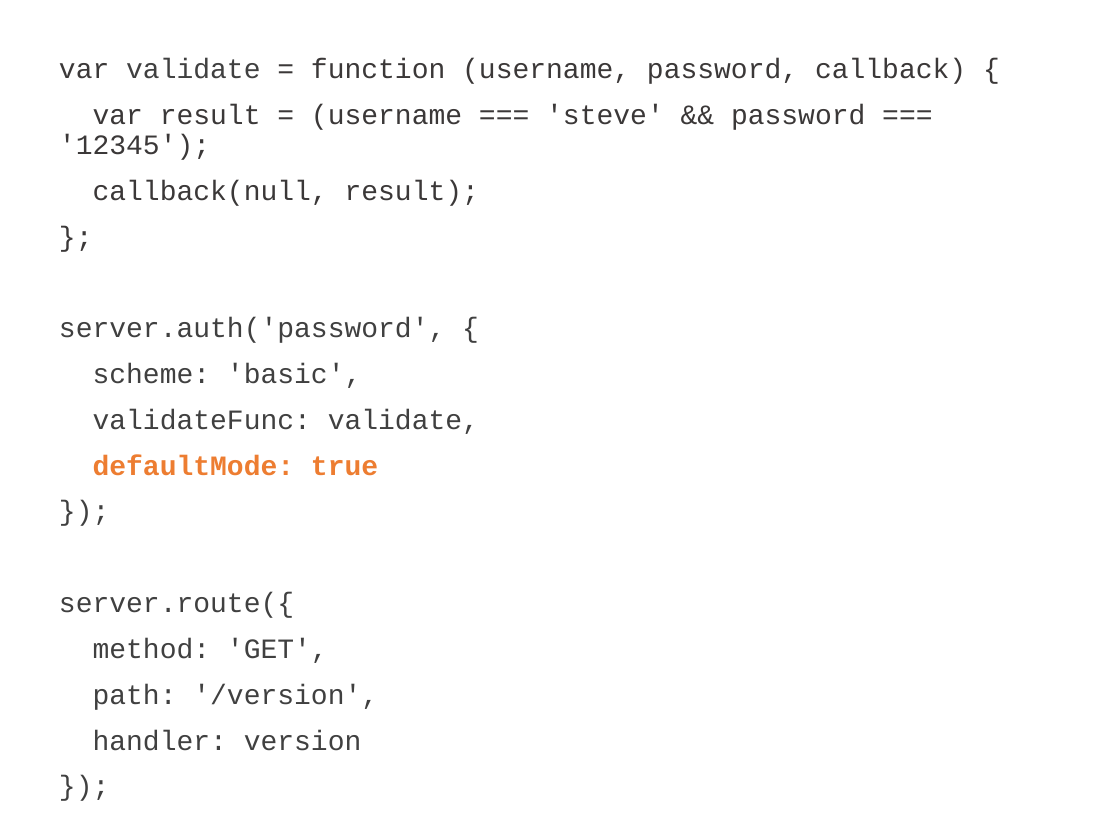
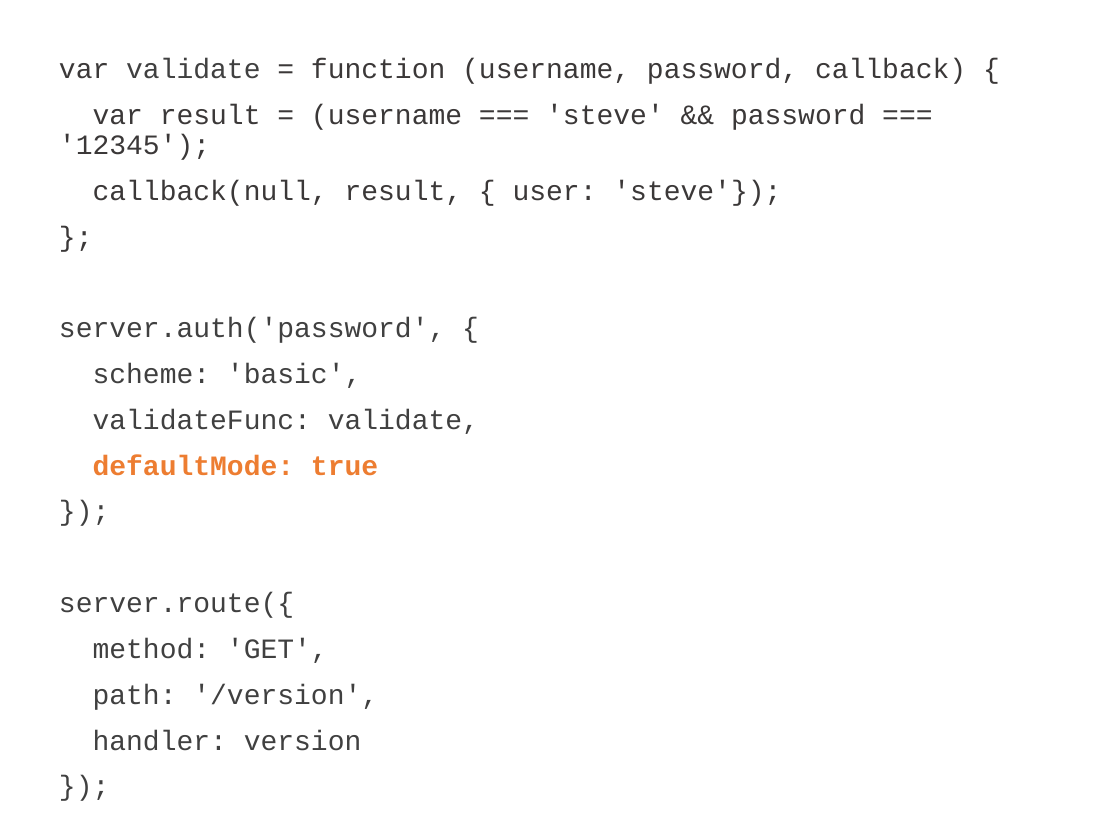
Before and after one commit to mikeal/nodeconf2013, a slide deck: slide 62 of slides/services/services.pptx (slide 60 before the commit). Drawn at 1120x840 pixels with LibreOffice and Linux fonts; fonts in the diff are those of the drawing. Boxes give left, top, right and bottom in pixels: in the first picture for what was removed or moved away, otherwise in the second. Text is boxed around its words. In the diff, an @@ line names an element or a change of style, - is before the commit and + after.

```diff
--- a/slides/services/services.pptx
+++ b/slides/services/services.pptx
@@ subtitle at (93, 180, 781, 206): text changed @@
-callback(null, result);
+callback(null, result, { user: 'steve'});
```
Also in this commit, not shown: 8 other slides changed, 4 slides added, 18 other files.
